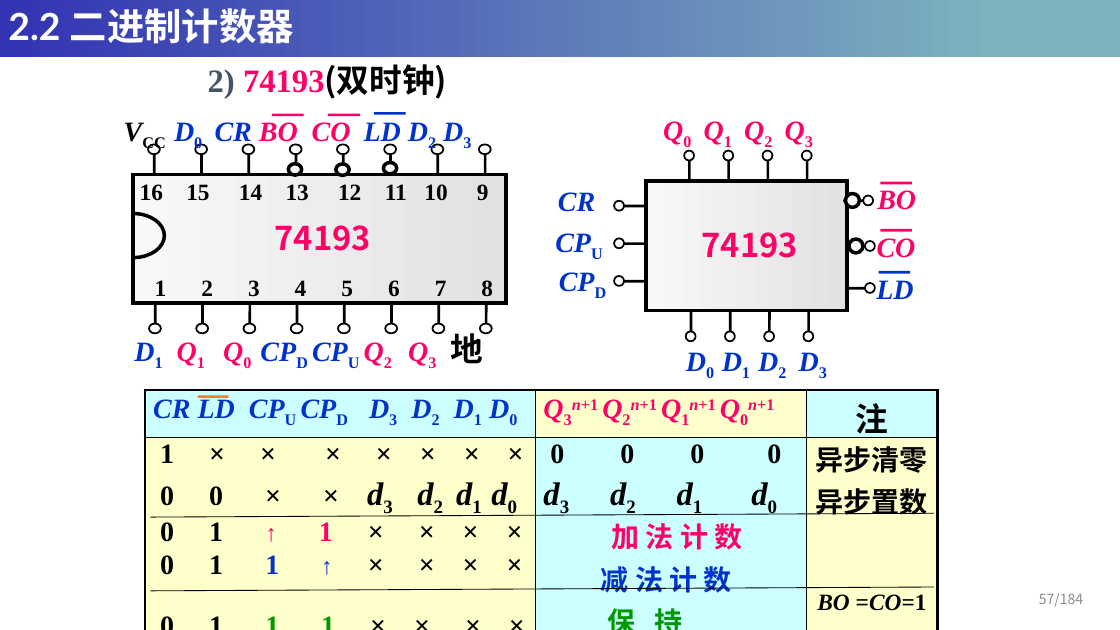
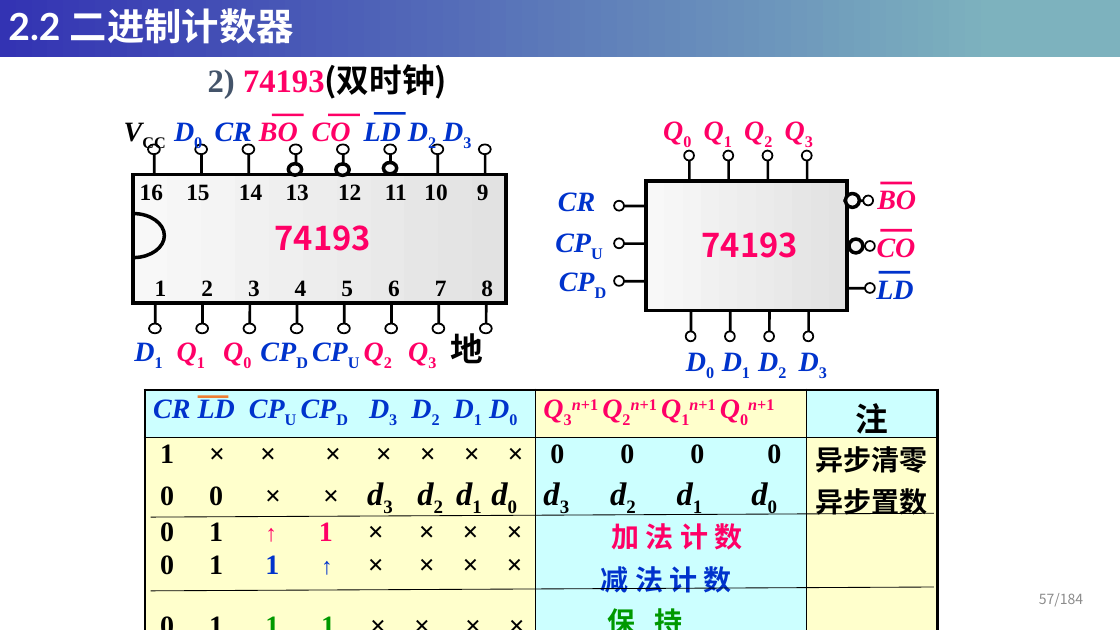
Before and after one commit to HeyuanMingong/heyuanmingong.github.io, a slide deck: slide 57 of DC/第六章-时序逻辑电路.pptx. Drawn at 1120x630 pixels with LibreOffice and Linux fonts; fonts in the diff are those of the drawing. Boxes give left, top, right and bottom in pixels: in the first picture for what was removed or moved away, otherwise in the second. Text is boxed around its words. In the diff, an @@ line names an element or a change of style, - is before the commit and + after.

```diff
--- a/DC/第六章-时序逻辑电路.pptx
+++ b/DC/第六章-时序逻辑电路.pptx
@@ table at [145,390,938,630] @@
-row 2, column 3: 异步清零 / 异步置数 / BO =CO=1
+row 2, column 3: 异步清零 / 异步置数
```
Also in this commit, not shown: 20 other slides changed, 1 other file.
